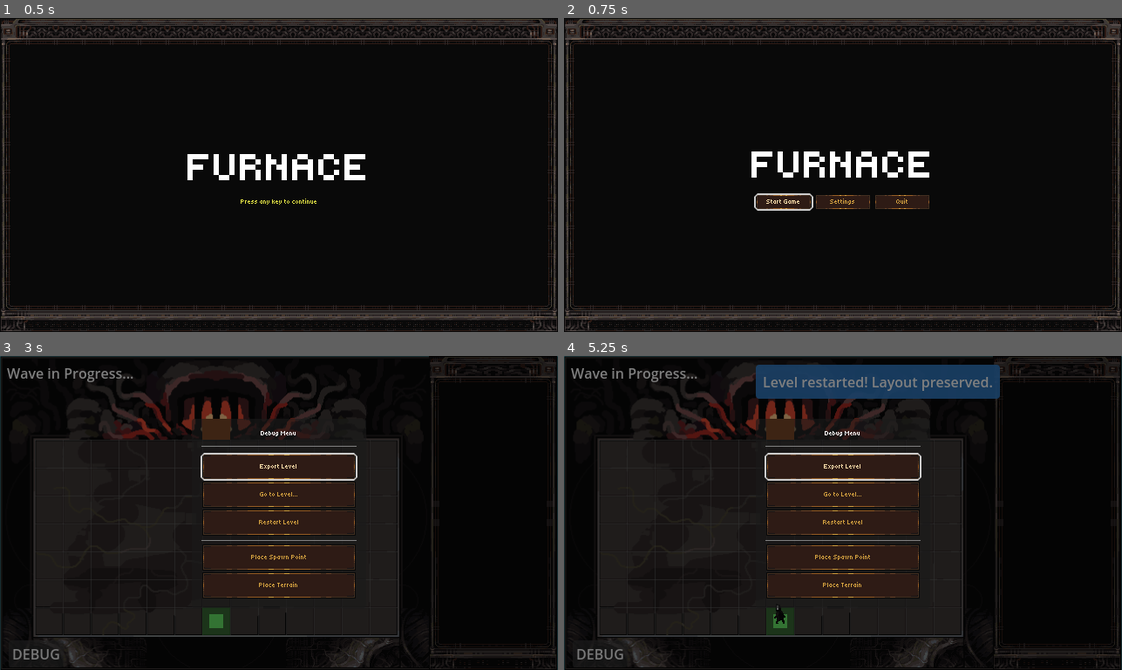
Above: before the commit, frames 1-4 (two rows, left to right).
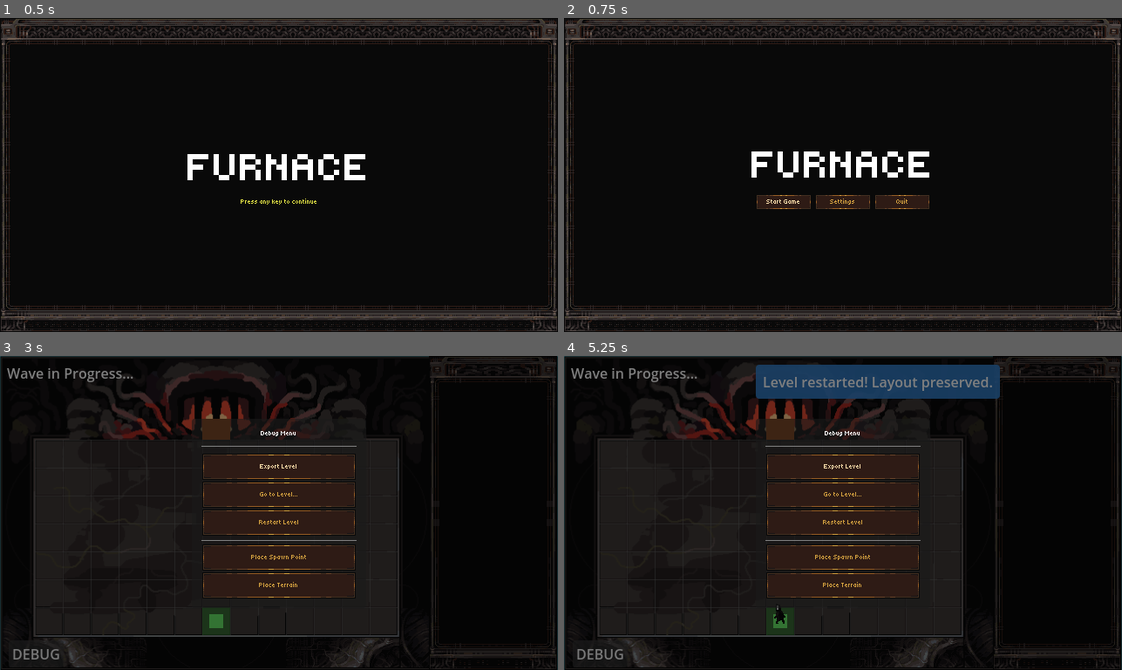
Above: after the commit, the same moments.

Repository: Arcane-Laboratory/Furnace
Game: Godot game, scene res://scenes/ui/title_screen.tscn
Same seed, same stepped clock (60 frames per second), same inputs: the game is played once before the commit and once after it. Sound files missing from this copy of the repository are replaced by a short silence.
Inputs (mouse positions are in pixels of both pictures, inside the frame that each line leads up to):
- Up to frame 1 (0.5 s): no input
- Up to frame 2 (0.75 s): tap Enter at 0.5 s; move the mouse to (965, 159) at 0.52 s; tap P at 0.6 s; click (965, 159) at 0.67 s
- Up to frame 3 (3 s): click "Start Game" at 1.25 s; click "Start" at 2 s; click "DEBUG" at 2.75 s
- Up to frame 4 (5.25 s): click "Restart Level" at 3.5 s; click "Start" at 4.25 s; click "DEBUG" at 5 s

Frame 1 is identical in both runs. In frame 2, 0.1% of the frame differs, in the area x 34-45%, y 55-62%; in frame 3, 0.4%, in the area x 35-65%, y 30-40%; in frame 4, 0.4%.

Commit message:
Remove white border from button hover effect
- Changed Button/styles/focus to use same stylebox as hover/normal
- Removes white border that appears when hovering over buttons
- Text color still changes to white on hover (as desired)

Diff:
--- a/godot/theme/furnace_theme.tres
+++ b/godot/theme/furnace_theme.tres
@@ -53,7 +53,7 @@
 Button/font_sizes/font_size = 8
 Button/fonts/font = ExtResource("1_ckvu8")
 Button/styles/disabled = SubResource("StyleBoxFlat_wim4j")
-Button/styles/focus = SubResource("StyleBoxFlat_4fql7")
+Button/styles/focus = ExtResource("2_wim4j")
 Button/styles/hover = ExtResource("2_wim4j")
 Button/styles/normal = ExtResource("2_wim4j")
 Button/styles/pressed = ExtResource("2_wim4j")
